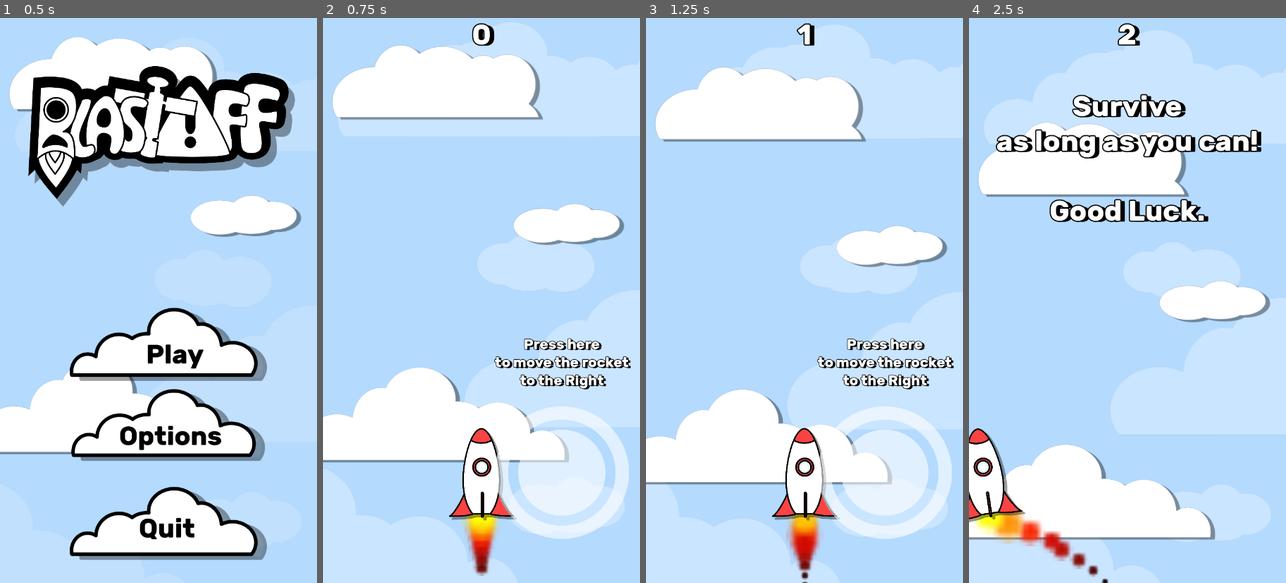
Above: before the commit, frames 1-4 (left to right).
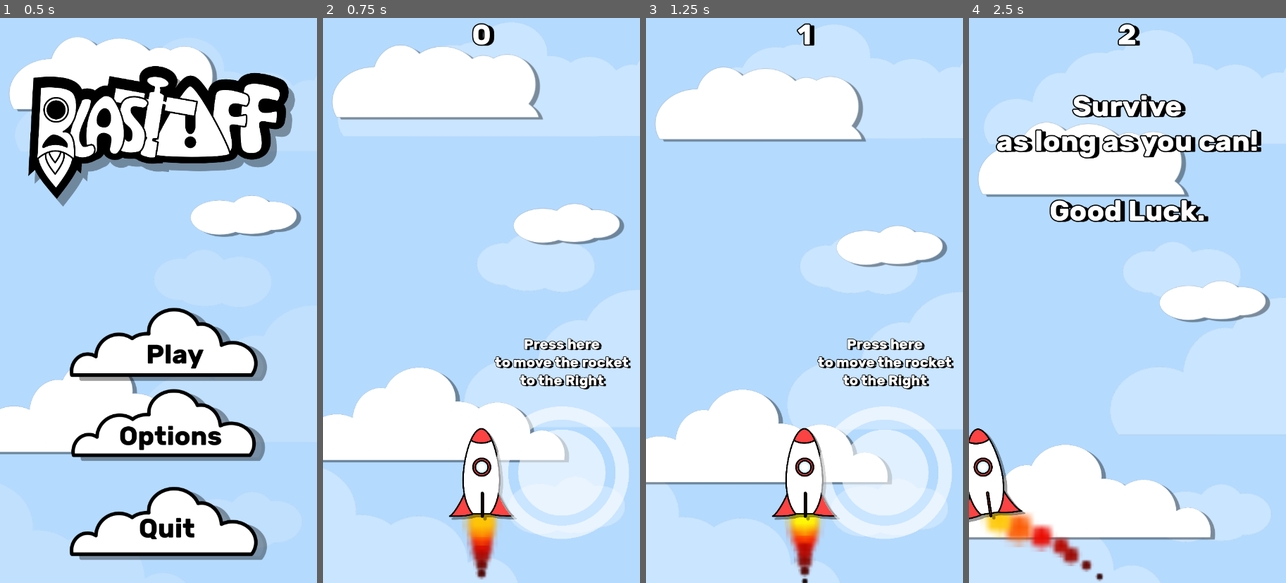
Above: after the commit, the same moments.

Repository: Ranger-NF/BlastOff
Game: Godot game, scene res://main.tscn
The game is run twice, just before and just after one commit, with the same random seed, the same clock (stepped at 60 frames per second) and the same inputs. Sound files missing from this copy of the repository are replaced by a short silence.
Inputs (mouse positions are in pixels of both pictures, inside the frame that each line leads up to):
- Up to frame 1 (0.5 s): no input
- Up to frame 2 (0.75 s): click (481, 340) at 0.5 s
- Up to frame 3 (1.25 s): no input
- Up to frame 4 (2.5 s): tap Enter at 1.25, 2 s; move the mouse to (1197, 272) at 1.27 s; click (1197, 272) at 1.42 s; drag from (1064, 328) to (1133, 475) at 2.02 s

Frame 1 is identical in both runs. In frame 2, 0.4% of the frame differs, in the area x 44-55%, y 87-100%; in frame 3, 0.7%; in frame 4, 1.5%, in the area x 1-44%, y 86-100%.

Commit message:
Small polishing (Looping music, hiding rocket when not playing, saving data on moving to creduts) ✨

Diff:
--- a/Player/rocket.tscn
+++ b/Player/rocket.tscn
@@ -50,6 +50,7 @@
     self.position.y = 0.8 * screen_size.y
 
 func _ready() -> void:
+    self.hide()
     GameManager.game_started.connect(_on_game_start)
     GameManager.game_over.connect(_on_game_over)
 
--- a/UI/settings.tscn
+++ b/UI/settings.tscn
@@ -53,6 +53,7 @@
     _on_button_pressed()
     self.hide()
     UiManager.emit_signal(\"opened_credits\")
+    DataManager.emit_signal(\"save_triggered\")
 
 func _on_button_pressed() -> void:
     button_pressed_sound.play()
--- a/UI/ui.tscn
+++ b/UI/ui.tscn
@@ -78,6 +78,7 @@
 metadata/_edit_use_anchors_ = true
 
 [node name="WholeScreen" type="VBoxContainer" parent="."]
+visible = false
 layout_mode = 1
 anchors_preset = 15
 anchor_right = 1.0
--- a/main.gd
+++ b/main.gd
@@ -7,6 +7,7 @@
 @onready var satellite_timer: Timer = $SatelliteTimer
 
 @onready var obstacle_path = $ObstaclePath/PathFollow2D
+@onready var music_player = $Music
 
 var is_game_running: bool = false
 
@@ -61,3 +62,6 @@
 
 func _on_satellite_timer_timeout() -> void:
     spawn_obstacle(satellite_scene)
+
+func _on_audio_stream_player_finished() -> void:
+    music_player.play()
--- a/main.tscn
+++ b/main.tscn
@@ -38,7 +38,7 @@
 
 [node name="Background" parent="." instance=ExtResource("5_rc5yt")]
 
-[node name="AudioStreamPlayer" type="AudioStreamPlayer" parent="."]
+[node name="Music" type="AudioStreamPlayer" parent="."]
 stream = ExtResource("6_bev8e")
 autoplay = true
 mix_target = 2
@@ -64,4 +64,5 @@
 [node name="Credits" parent="." instance=ExtResource("12_6ohcc")]
 
 [connection signal="timeout" from="ObstacleTimer" to="." method="_on_asteroid_timer_timeout"]
+[connection signal="finished" from="Music" to="." method="_on_audio_stream_player_finished"]
 [connection signal="timeout" from="SatelliteTimer" to="." method="_on_satellite_timer_timeout"]
